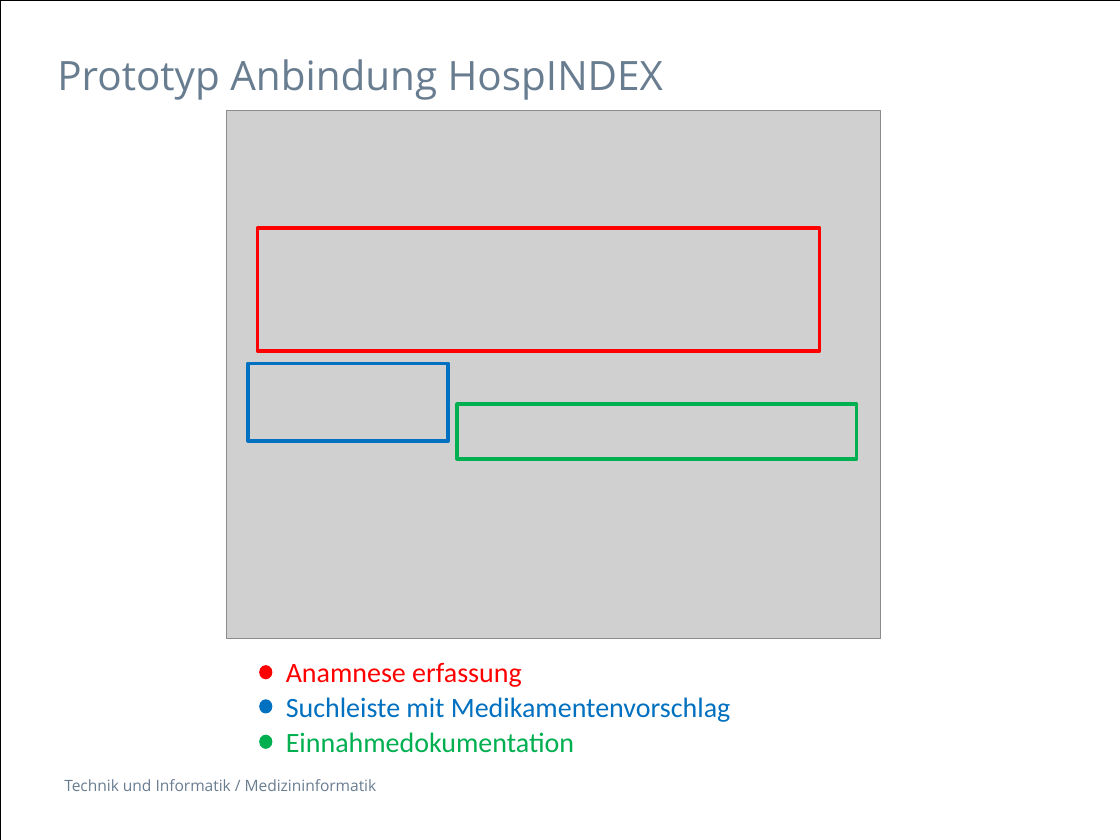
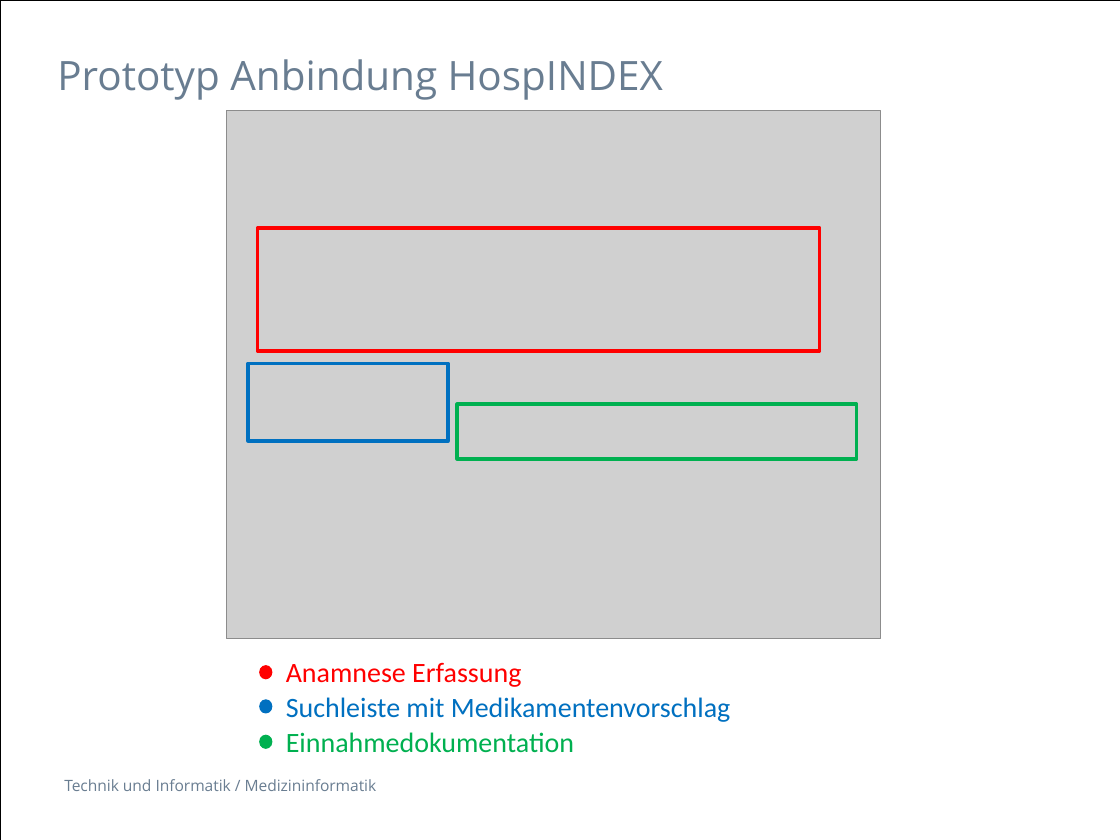
Before and after one commit to selvs1/ePsyDoc, a slide deck: slide 13 of doc/task-01/Präsentation/Task1_Doctor_Addiction.pptx. Drawn at 1120x840 pixels with LibreOffice and Linux fonts; fonts in the diff are those of the drawing; grey boxes stand for pictures. Boxes give left, top, right and bottom in pixels: in the first picture for what was removed or moved away, otherwise in the second. Text is boxed around its words. In the diff, an @@ line names an element or a change of style, - is before the commit and + after.

```diff
--- a/doc/task-01/Präsentation/Task1_Doctor_Addiction.pptx
+++ b/doc/task-01/Präsentation/Task1_Doctor_Addiction.pptx
@@ text at (x1=286, y1=662, x2=521, y2=687): text changed @@
-Anamnese erfassung
+Anamnese Erfassung
```
Also in this commit, not shown: 3 other slides changed.
